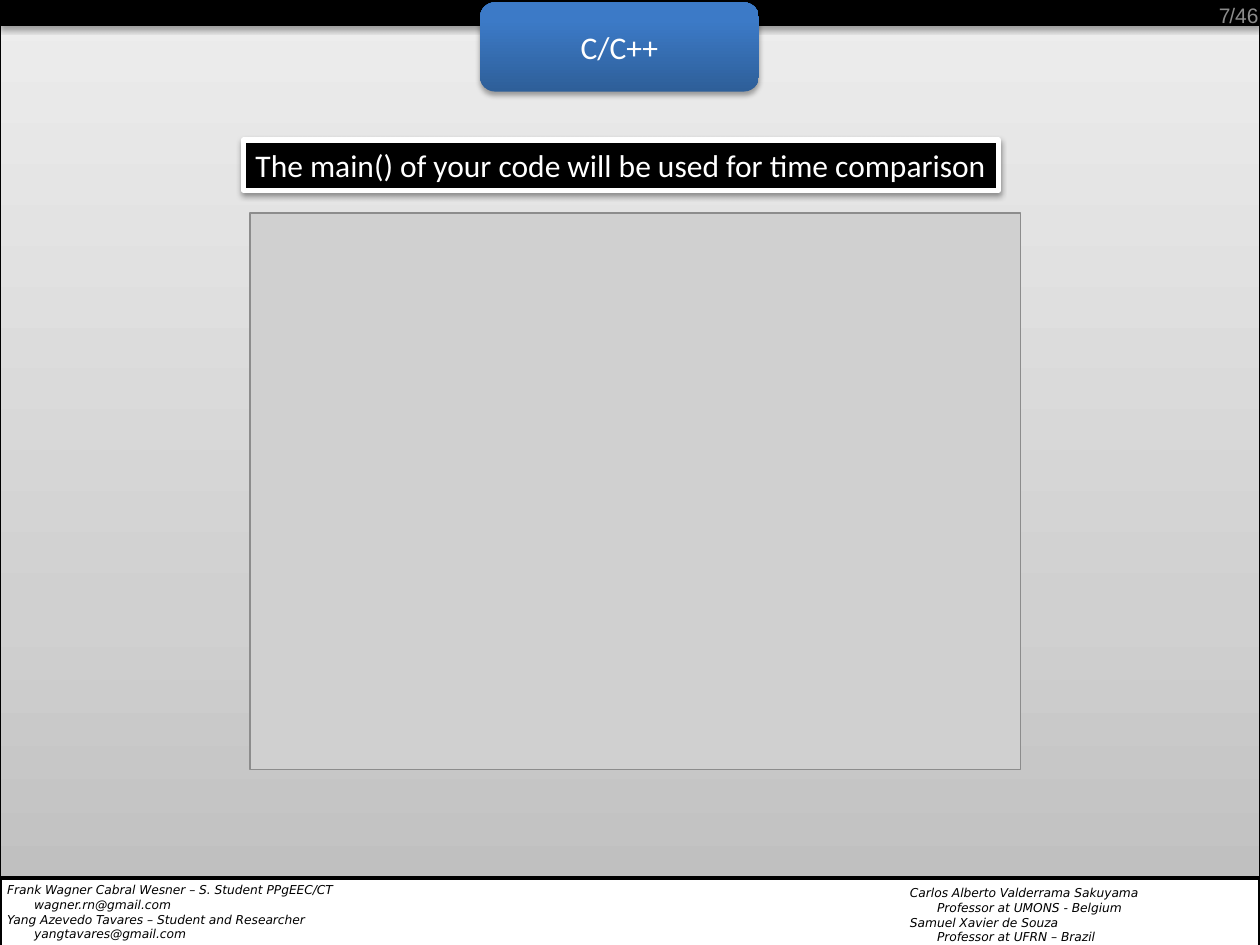
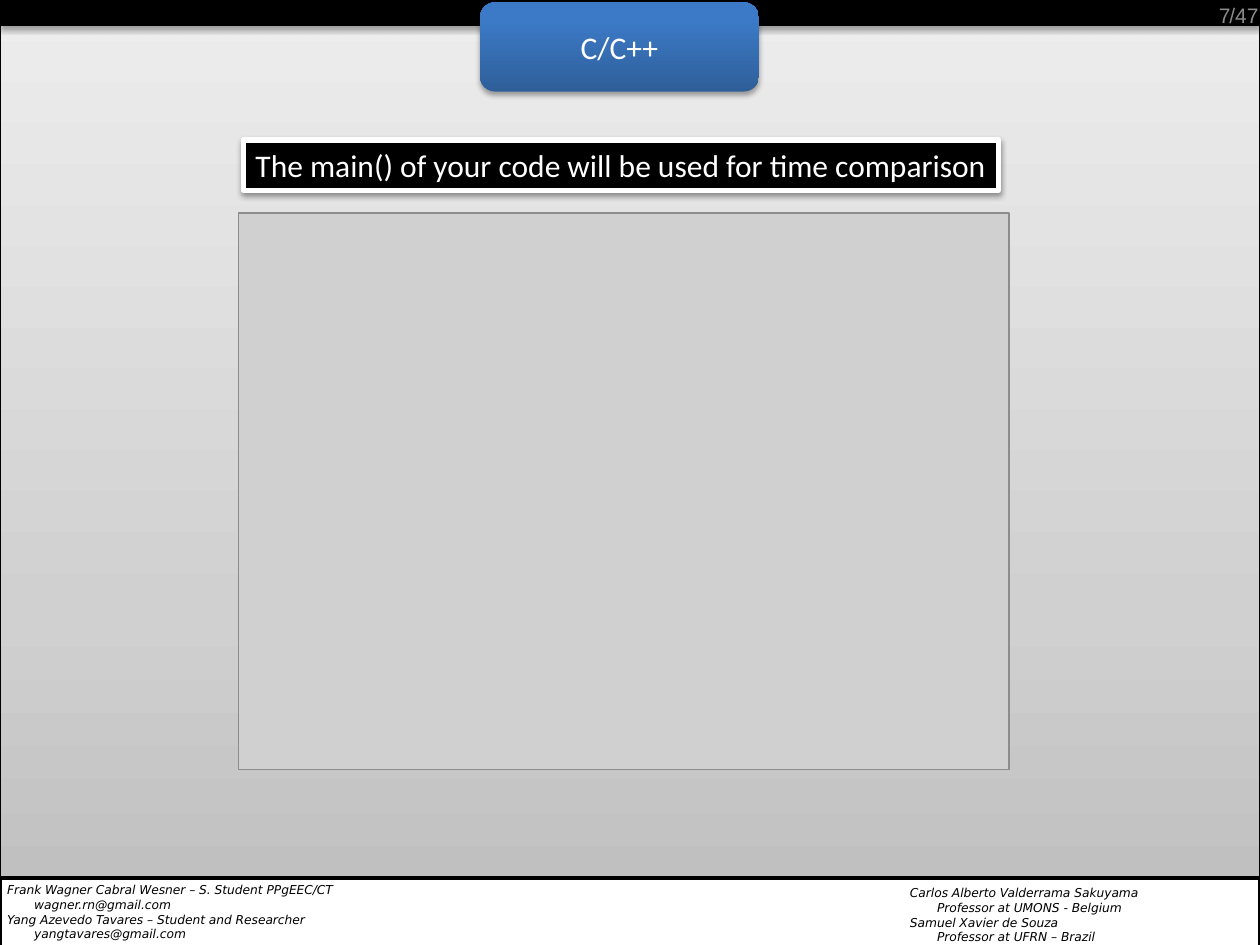
Before and after one commit to wagnerrn/pynq-primenumber, a slide deck: slide 7 of misc/primenumber_final_1.pptx. Drawn at 1260x945 pixels with LibreOffice and Linux fonts; fonts in the diff are those of the drawing; grey boxes stand for pictures; background and template pictures are left out. Boxes give left, top, right and bottom in pixels: in the first picture for what was removed or moved away, otherwise in the second. Text is boxed around its words. In the diff, an @@ line names an element or a change of style, - is before the commit and + after.

```diff
--- a/misc/primenumber_final_1.pptx
+++ b/misc/primenumber_final_1.pptx
@@ text at [1229, 8, 1258, 28]: text changed @@
-/46
+/47
@@ picture: place and size @@
-picture at [251, 213, 1021, 770]
+picture at [239, 213, 1009, 770]
```
Also in this commit, not shown: 45 other slides changed, 1 slide added.
